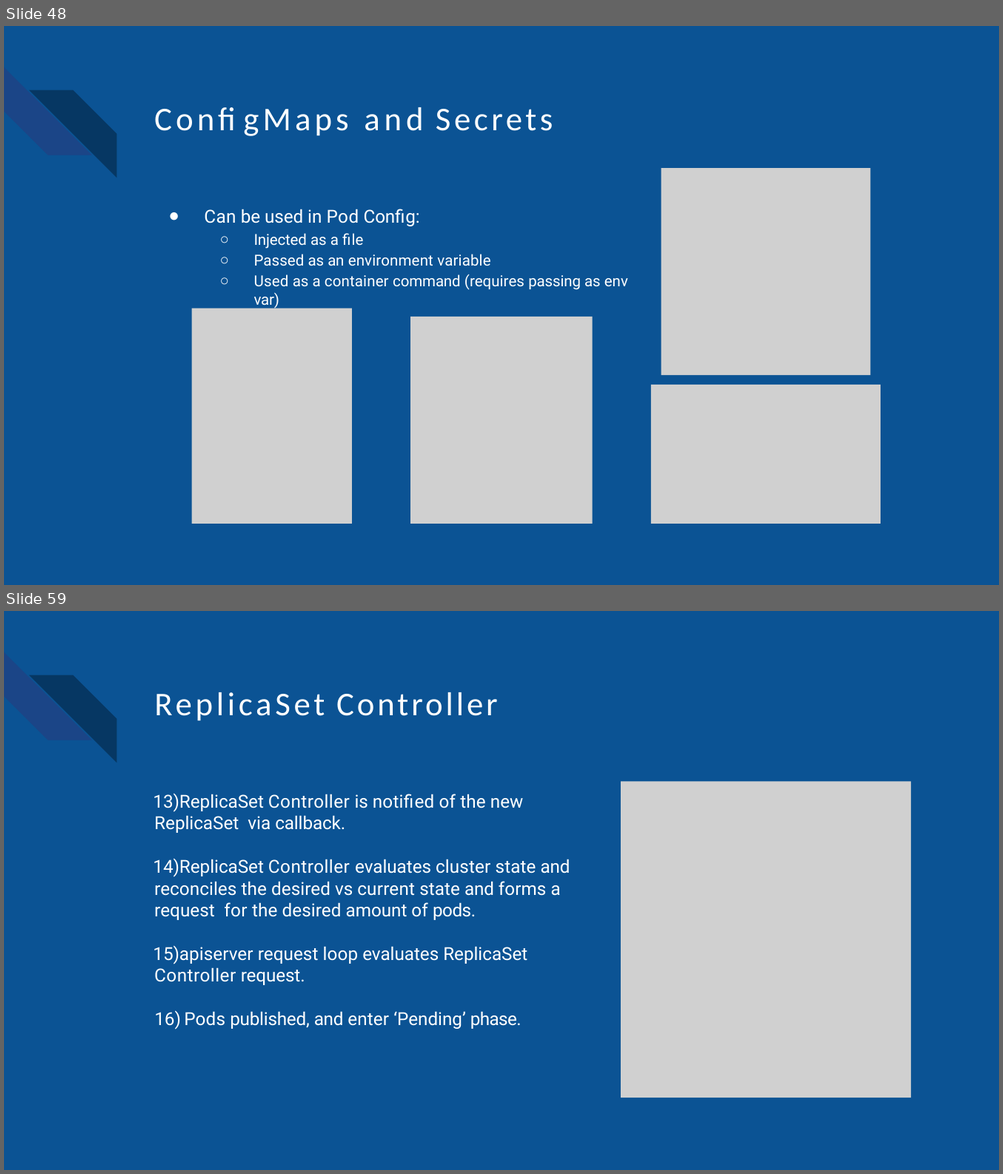
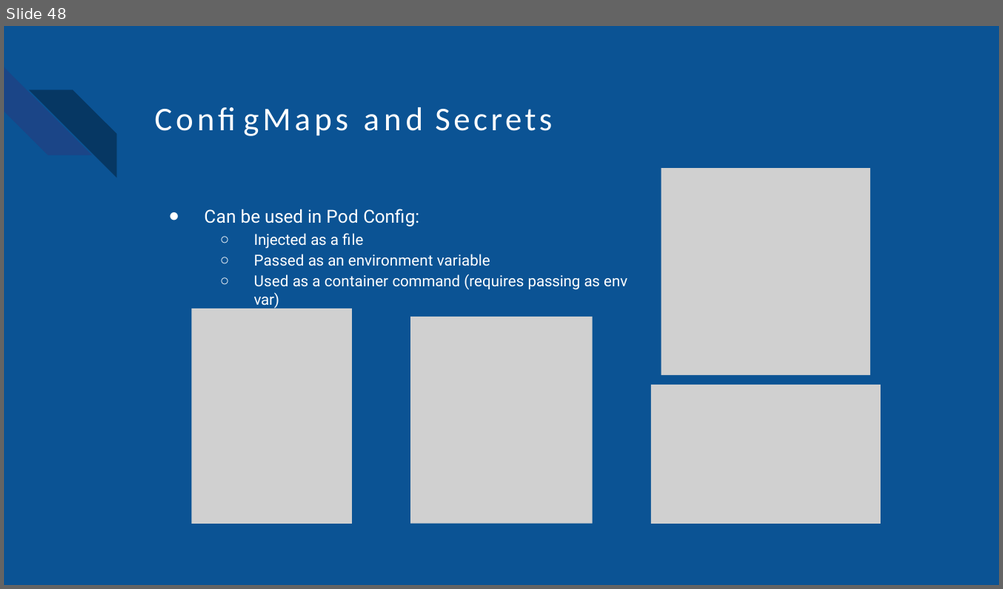
Before and after one commit to dragrom/kubernetes-exemples, a slide deck: presentation/kubernetes-basic concepts.ppt. Shown one above the other, each under a label of ours: slides 48 and 59 before the commit, slide 48 after it; the slides between them are not shown. The pictures are 1003x1174 and 1003x589 pixels, drawn with LibreOffice and Linux fonts; fonts in the diff are those of the drawing; grey boxes stand for pictures; background and template pictures are left out. Boxes give left, top, right and bottom in pixels: in the first picture for what was removed or moved away, otherwise in the second. Text is boxed around its words. In the diff, an @@ line names an element or a change of style, - is before the commit and + after.

```diff
--- a/presentation/kubernetes-basic concepts.ppt
+++ b/presentation/kubernetes-basic concepts.ppt
@@ slide 59 removed at (4, 611, 999, 1170), background #FFFFFF; not listed: 3 template elements that a slide beside it also shows @@
@@ text removed at (336, 692, 498, 716) @@
-ReplicaSet Controller
@@ picture removed at (620, 781, 911, 1097) @@
@@ text removed at (153, 793, 570, 1029) @@
-13) ReplicaSet Controller is notified of the new ReplicaSet via callback.
-14) ReplicaSet Controller evaluates cluster state and reconciles the desired vs current state and forms a request for the desired amount of pods.
-15) apiserver request loop evaluates ReplicaSet Controller request.
-16) Pods published, and enter ‘Pending’ phase.
@@ slide 48 changed as well @@
@@ text at (204, 209, 627, 309): letter spacing 0.3 to 0.2 pt in "Pod"; letter spacing 0.1 to 0 pt in "environment variable", "container" @@
```
Also in this commit, not shown: 43 other slides changed, 4 slides added, 20 other slides removed, 7 other files.
